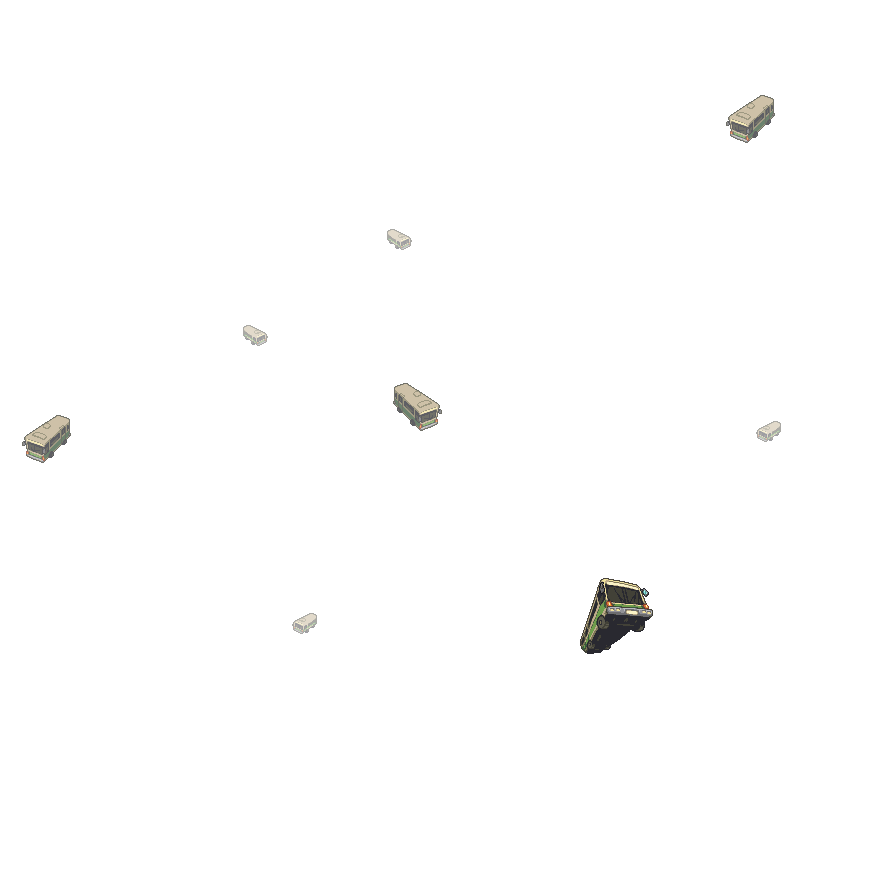
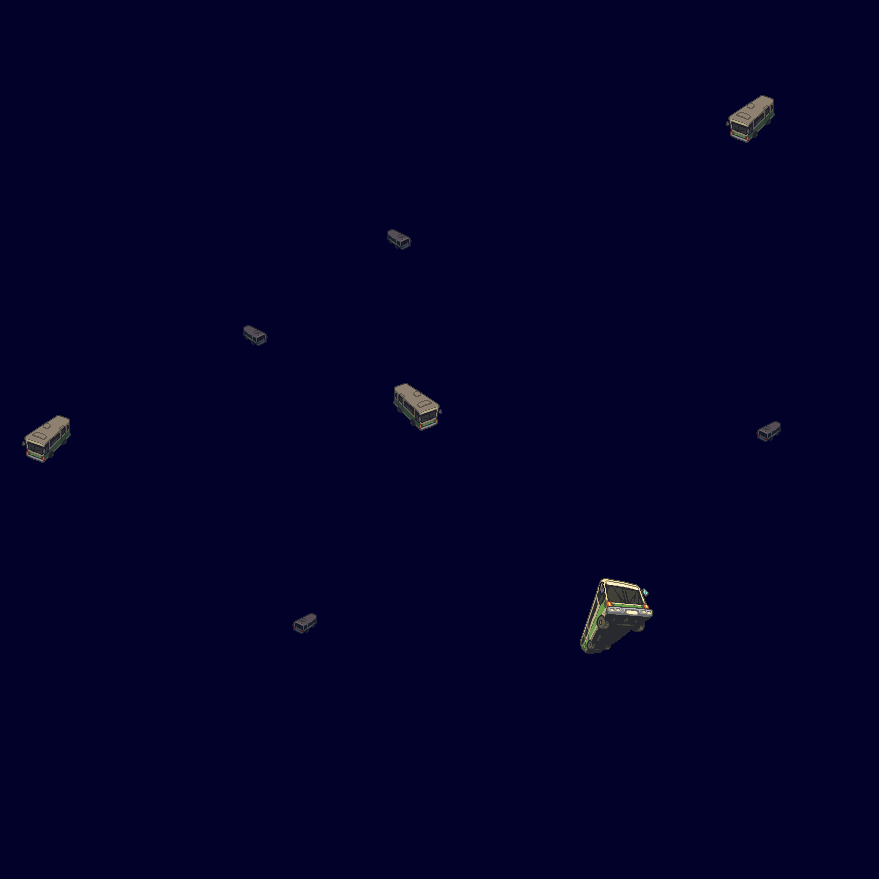
Layered file, before and after one edit (879px x 879px). Changes by layer:
added layer "Color Fill 1" above "Layer 2" over [0, 0, 879, 879]
